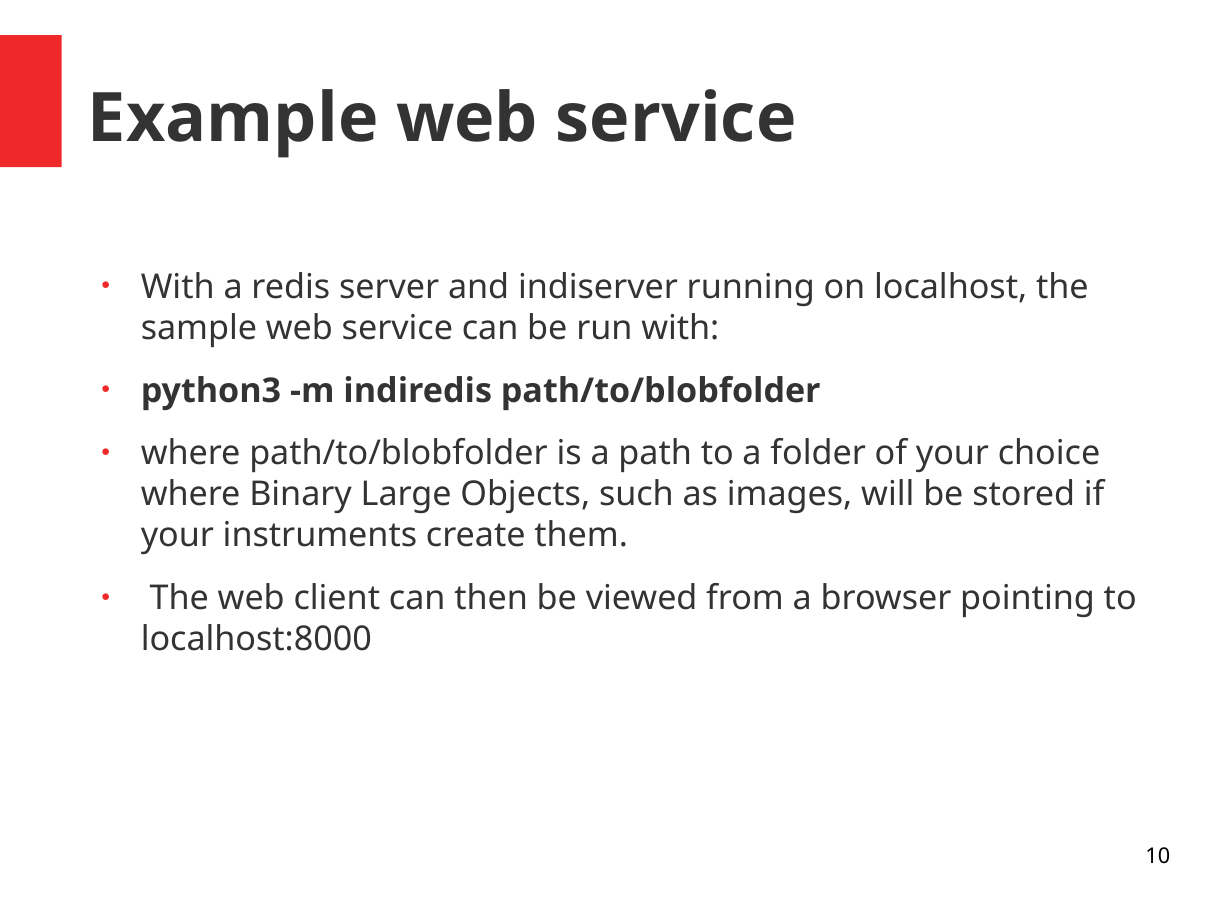
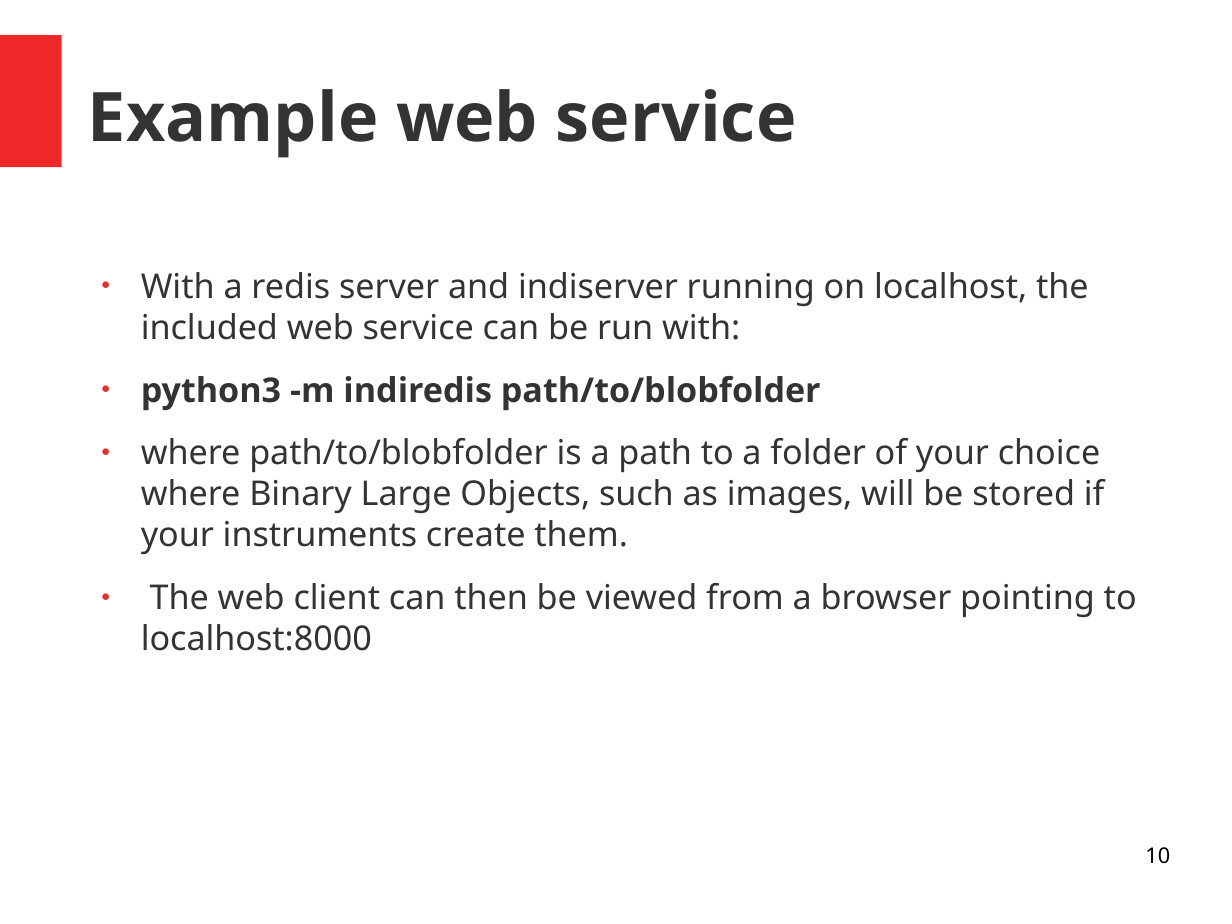
Before and after one commit to bernie-skipole/indi, a slide deck: slide 10 of indislides.odp. Drawn at 1232x924 pixels with LibreOffice and Linux fonts; fonts in the diff are those of the drawing. Boxes give left, top, right and bottom in pixels: in the first picture for what was removed or moved away, otherwise in the second. Text is boxed around its words. In the diff, an @@ line names an element or a change of style, - is before the commit and + after.

```diff
--- a/indislides.odp
+++ b/indislides.odp
@@ text at <box>141,272,1089,340</box>: text changed @@
-● With a redis server and indiserver running on localhost, the sample web service can be run with:
+● With a redis server and indiserver running on localhost, the included web service can be run with:
```
Also in this commit, not shown: 7 other slides changed, 1 slide added, 1 slide removed, 9 other files.
